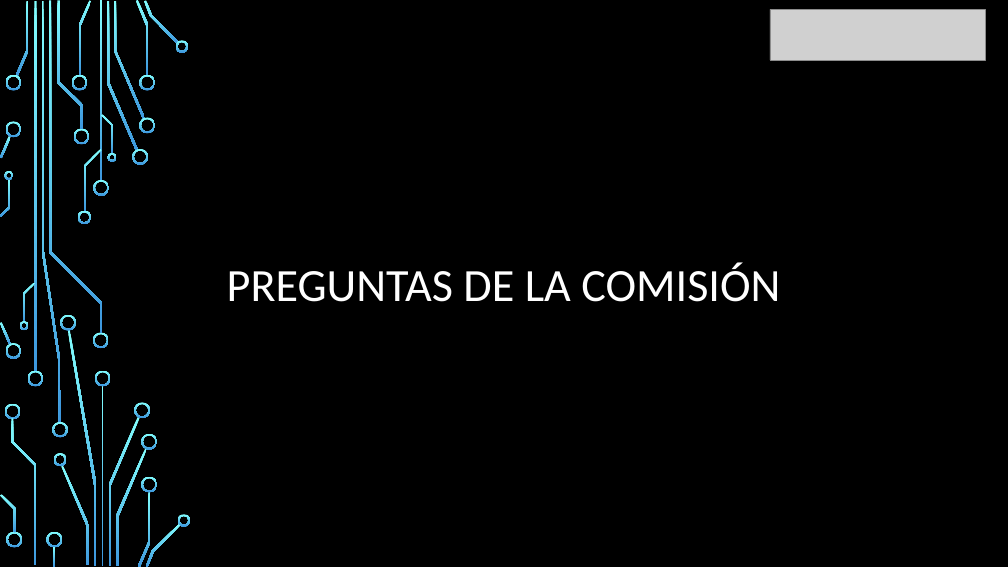
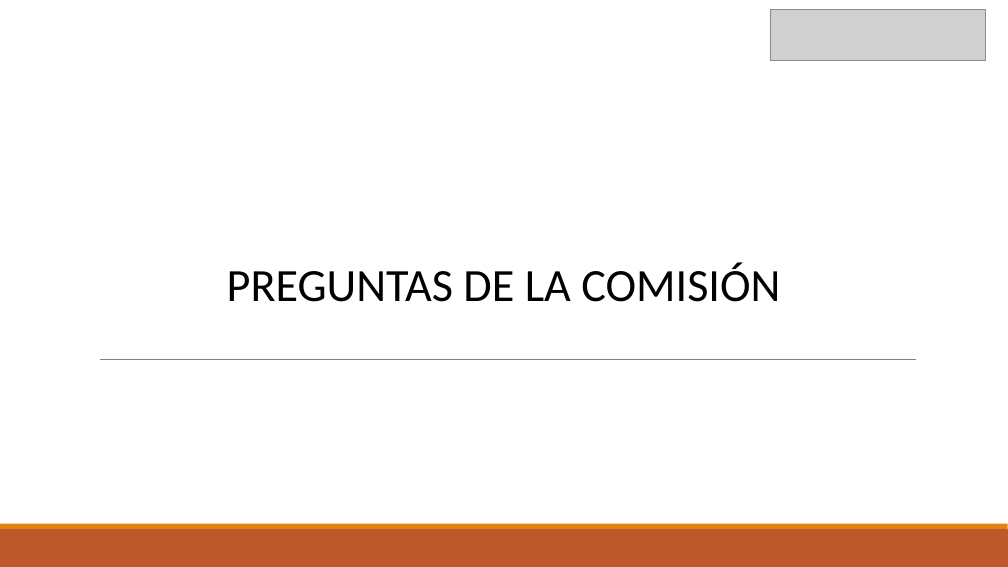
Before and after one commit to reisidente/Gestion-Bodega-Centralizada, a slide deck: slide 15 of GBFC/Fase 2/Evidencial Proyecto/Presentacion Proyecto.pptx. Drawn at 1008x567 pixels with LibreOffice and Linux fonts; fonts in the diff are those of the drawing; grey boxes stand for pictures; background and template pictures are left out. Boxes give left, top, right and bottom in pixels: in the first picture for what was removed or moved away, otherwise in the second. Text is boxed around its words. In the diff, an @@ line names an element or a change of style, - is before the commit and + after.

```diff
--- a/GBFC/Fase 2/Evidencial Proyecto/Presentacion Proyecto.pptx
+++ b/GBFC/Fase 2/Evidencial Proyecto/Presentacion Proyecto.pptx
@@ background picture (left out) to #FFFFFF @@
@@ text "PREGUNTAS DE LA COMISIÓN" at [227,263,780,302]: text colour #FFFFFF to #000000 @@
@@ line added from (100, 359) to (917, 359), #808080 0.5 pt @@
@@ group removed at [0,0,191,567]: 50 freeform shapes, 4 rectangles @@
@@ rectangle added at [0,529,1008,567], fill #BD582C @@
@@ rectangle added at [0,524,1008,529], fill #E48312 @@
```
Also in this commit, not shown: 14 other slides changed, 3 other files.
